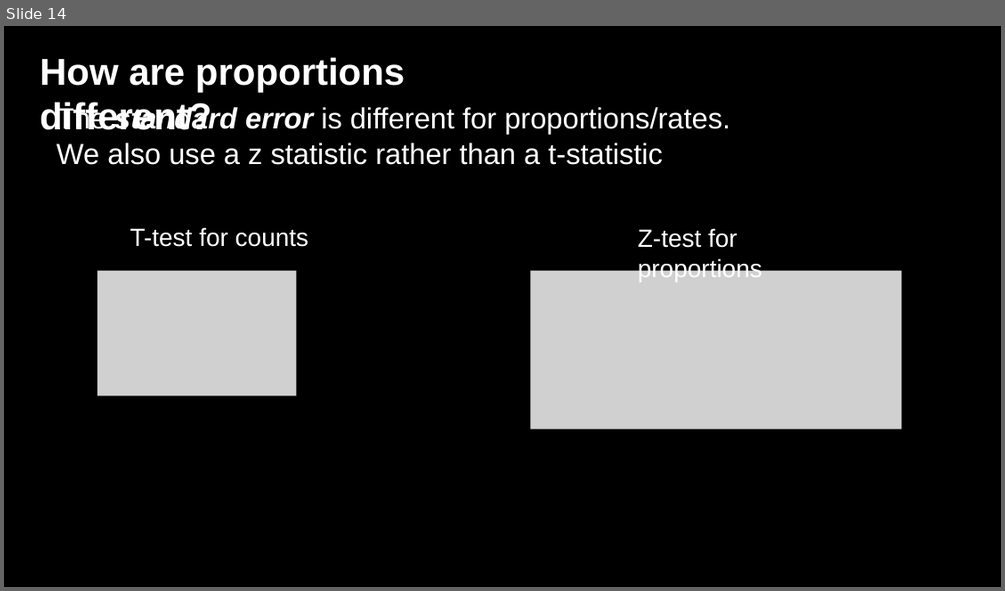
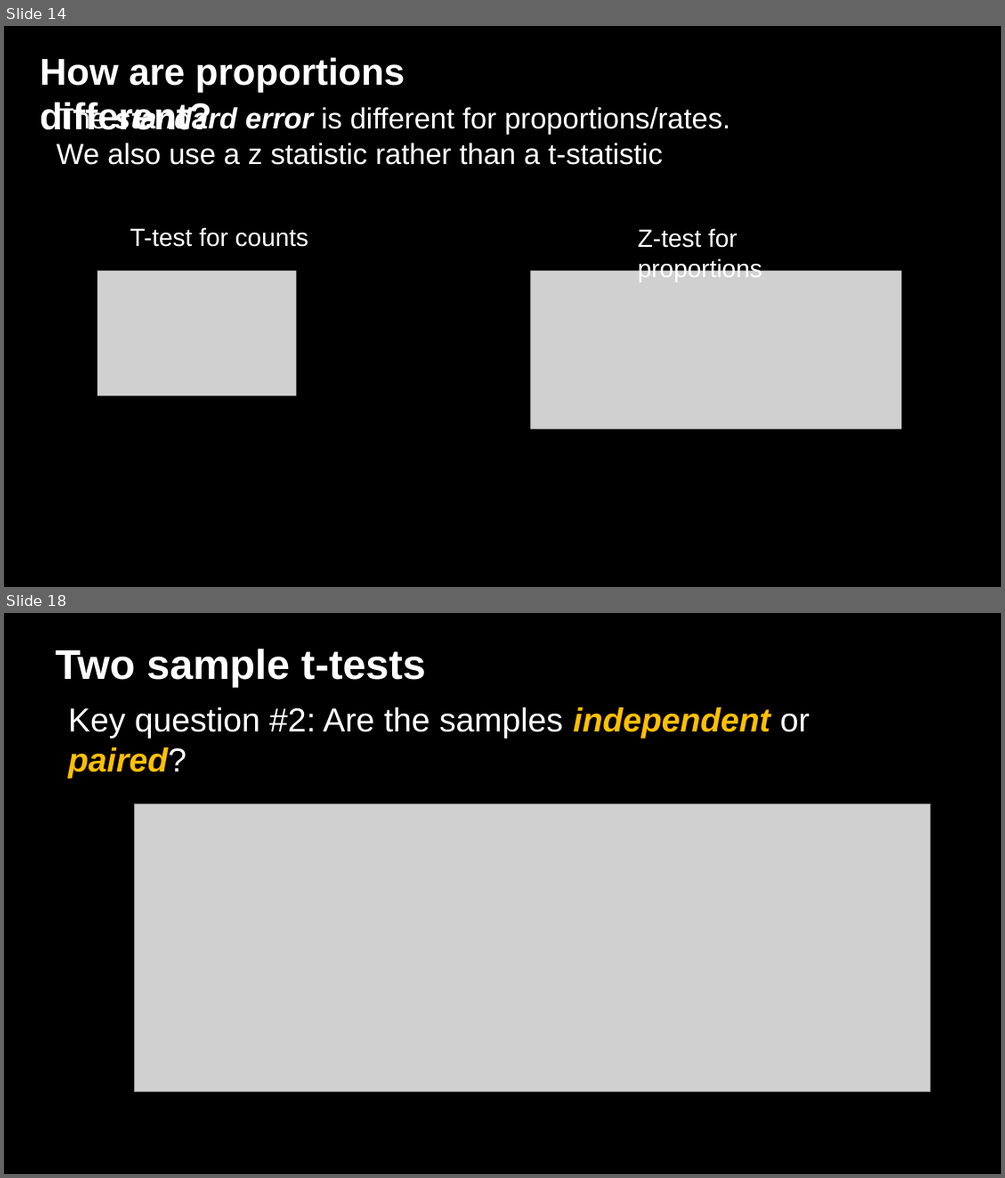
Before and after one commit to jshannon75/geog4300, a slide deck: in_class_slides/geog4300_W08-1 Hypotheses and one sample tests.pptx. Shown one above the other, each under a label of ours: slide 14 before the commit, slides 14 and 18 after it; the slides between them are not shown. The pictures are 1005x591 and 1005x1178 pixels, drawn with LibreOffice and Linux fonts; fonts in the diff are those of the drawing; grey boxes stand for pictures; background and template pictures are left out. Boxes give left, top, right and bottom in pixels: in the first picture for what was removed or moved away, otherwise in the second. Text is boxed around its words. In the diff, an @@ line names an element or a change of style, - is before the commit and + after.

```diff
--- a/in_class_slides/geog4300_W08-1 Hypotheses and one sample tests.pptx
+++ b/in_class_slides/geog4300_W08-1 Hypotheses and one sample tests.pptx
@@ slide 18 added at [4,613,1001,1174], background picture (left out) @@
@@ text added at [56,649,426,687], 40 pt, text #FFFFFF, bold @@
+Two sample t-tests
@@ text added at [68,707,809,779], 32 pt, text #FFFFFF @@
+Key question #2: Are the samples independent or paired?
@@ picture added at [134,803,930,1092] @@
```
Also in this commit, not shown: 2 slides changed, 5 other slides added.
